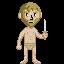
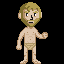
Two versions of the same layered image (64×64). Layer-by-layer changes:
hid "Alien Dagger" over (42, 19, 48, 40)
